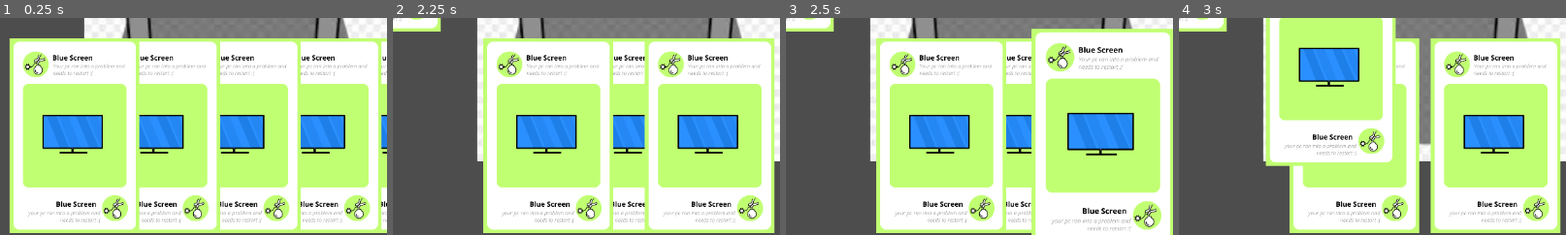
Above: before the commit, frames 1-4 (left to right).
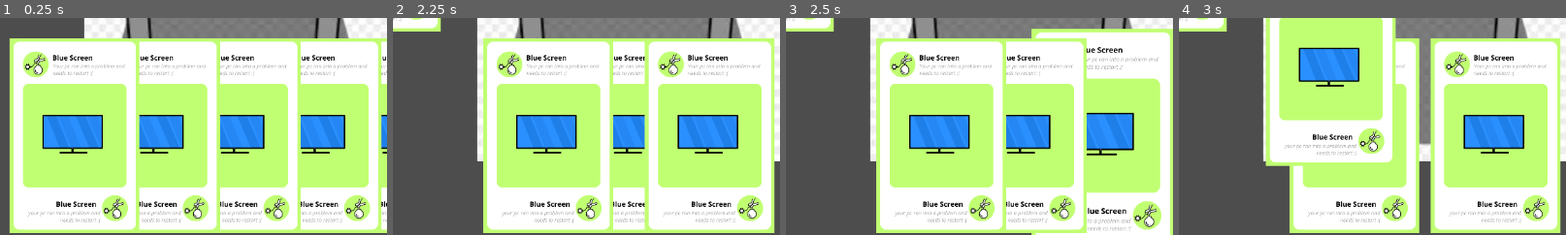
Above: after the commit, the same moments.

Repository: Thijs987/pse_onlycode
Game: Godot game, scene res://main.tscn
Same seed, same stepped clock (60 frames per second), same inputs: the game is played once before the commit and once after it.
Inputs (mouse positions are % of the whole screen's width and height, from its top left):
- Up to frame 1 (0.25 s): no input
- Up to frame 2 (2.25 s): tap Enter at 0.5 s; drag from (71, 77) to (50, 19) at 0.52 s; drag from (66, 77) to (50, 19) at 1.27 s; move the mouse to (60, 77) at 2.02 s; click (60, 77) at 2.17 s
- Up to frame 3 (2.5 s): no input
- Up to frame 4 (3 s): tap Space at 2.75 s; drag from (50, 77) to (17, 31) at 2.77 s
The pictures show only the part of the screen within x 20-69%, y 50-100%; the shares and areas given below are measured in that part.

Frames 1-2 are identical in both runs. In frame 3, 6.7% of the frame differs, in the area x 63-78%, y 9-100%; in frame 4, nothing differs.
Error in both runs: Invalid access to property or key 'lobbyId' on a base object of type 'Nil'. (res://gschttp.gd:69)

Commit message:
some bugs fixed, tho card movement is still buggy overall

Diff:
--- a/Frontend/player_hand.gd
+++ b/Frontend/player_hand.gd
@@ -45,7 +45,11 @@
 		player_hand.insert(0, card)
 		update_card_hand_position()
 	else:
+		var card_index = player_hand.find(card)
+		if card_index != -1:
+			card.z_index = player_hand.size() - card_index
 		move_to_position(card, card.hand_position)
+
 
 func remove_card_from_hand(card):
 	if card in player_hand:
